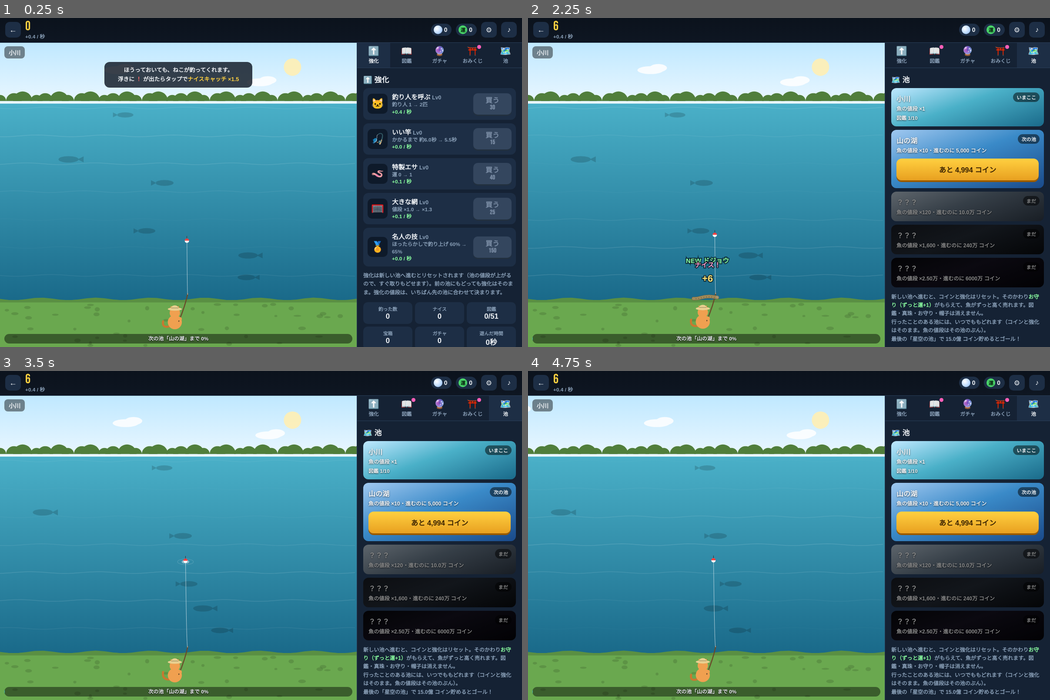
Above: before the commit, frames 1-4 (two rows, left to right).
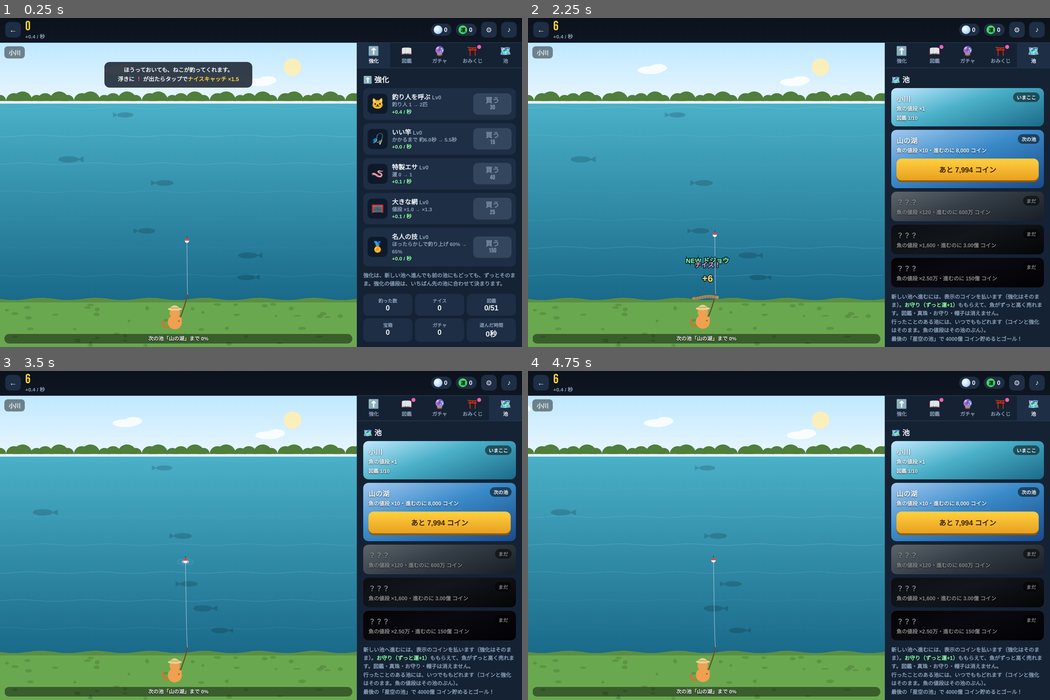
Above: after the commit, the same moments.

Repository: cs3b-5/game
Game: browser game, page idle-fishing/index.html
The game is run twice, just before and just after one commit, with the same random seed, the same clock (stepped at 60 frames per second) and the same inputs.
Inputs (mouse positions are in pixels of both pictures, inside the frame that each line leads up to):
- Up to frame 1 (0.25 s): no input
- Up to frame 2 (2.25 s): click (705, 195) at 0.27 s; click (705, 225) at 1.07 s; tap Space at 1.1, 1.6, 2.1 s; click (632, 162) at 1.67 s; click "🗺️ 池" at 2.02 s
- Up to frame 3 (3.5 s): click (250, 502) at 2.27 s; tap Space at 2.6, 3.1 s; click (229, 607) at 2.87 s; click (88, 624) at 3.47 s
- Up to frame 4 (4.75 s): tap Space at 3.6, 4.1, 4.6 s; click (705, 486) at 4.07 s; click "🗺️ 池" at 4.52 s; click (815, 561) at 4.67 s

The runs differ from the first frame. In frame 1, 1.1% of the frame differs, in the area x 69-99%, y 77-100%; in frame 2, 0.9%; in frame 3, 0.9%; in frame 4, 0.9%.

Commit message:
釣り堀：池を進んでも強化がリセットされないように（かわりに必要コインを払う）、確認が2回出る不具合を修正
Co-Authored-By: Claude Opus 5.5 <noreply@anthropic.com>
Claude-Session: https://claude.ai/code/session_01C1tsx13qBpEFdQh4Tab7eE

Diff:
--- a/idle-fishing/core.js
+++ b/idle-fishing/core.js
@@ -26,24 +26,24 @@
     fish: [['メダカ', 'N', 'fish', '#d8c8a0', '#a08a60', ''], ['フナ', 'N', 'fish', '#8a9a6a', '#5a6a40', ''], ['ドジョウ', 'R', 'long', '#a08a5a', '#6a5a3a', 'spots'],
       ['オイカワ', 'R', 'fish', '#c8d8f0', '#ff6a8a', 'stripes'], ['ヤマメ', 'SR', 'fish', '#c0c8b0', '#6a7a5a', 'spots'], ['アユ', 'SR', 'fish', '#d8d0a0', '#e8c040', ''],
       ['主のナマズ', 'UR', 'catfish', '#5a5040', '#3a3020', ''], ['黄金のコイ', 'LR', 'fish', '#ffd040', '#ff9a20', 'shine'], ['カッパ', 'GOD', 'kappa', '#5ac86a', '#2a8a4a', ''] ] },
-  { id: 'lake', nm: '山の湖', mult: 10, need: 5000, sky: ['#a0c8f0', '#e0f0ff'], water: ['#3a8ac8', '#1a4a8a'], shore: '#5a8a5a',
+  { id: 'lake', nm: '山の湖', mult: 10, need: 8000, sky: ['#a0c8f0', '#e0f0ff'], water: ['#3a8ac8', '#1a4a8a'], shore: '#5a8a5a',
     fish: [['ワカサギ', 'N', 'fish', '#d0e0e8', '#8aa0b0', ''], ['ブルーギル', 'N', 'round', '#6a8aa0', '#ffa040', 'stripes'], ['ニジマス', 'R', 'fish', '#c0c8d0', '#ff7a9a', 'rainbow'],
       ['ブラックバス', 'R', 'fish', '#5a7a4a', '#2a3a20', 'stripes'], ['ヒメマス', 'SR', 'fish', '#ff6a5a', '#5a8a4a', ''], ['ライギョ', 'SR', 'long', '#4a4a3a', '#8a8a5a', 'spots'],
       ['湖の主イトウ', 'UR', 'fish', '#a05a4a', '#5a3a2a', 'spots'], ['白銀のチョウザメ', 'LR', 'sturgeon', '#e0e8f0', '#8a9ab0', 'shine'], ['湖の竜', 'GOD', 'dragon', '#3ac8b0', '#ffd040', 'shine'] ] },
-  { id: 'sea', nm: '港の海', mult: 120, need: 1.0e5, sky: ['#7ac0ff', '#e8f6ff'], water: ['#2a7ac8', '#0a3a7a'], shore: '#c8b088',
+  { id: 'sea', nm: '港の海', mult: 120, need: 6e6, sky: ['#7ac0ff', '#e8f6ff'], water: ['#2a7ac8', '#0a3a7a'], shore: '#c8b088',
     fish: [['アジ', 'N', 'fish', '#c0d0d8', '#e8d070', ''], ['サバ', 'N', 'fish', '#4a7aa0', '#d0e0e8', 'stripes'], ['マダイ', 'R', 'fish', '#ff7a7a', '#ffc0b0', 'spots'],
       ['ヒラメ', 'R', 'flat', '#8a7a5a', '#5a4a3a', 'spots'], ['ブリ', 'SR', 'fish', '#5a7ab0', '#ffe060', 'stripes'], ['クロマグロ', 'SR', 'tuna', '#2a3a6a', '#c0c8d8', ''],
       ['カジキ', 'UR', 'marlin', '#3a5aa0', '#a0c8ff', 'stripes'], ['七色のマンボウ', 'LR', 'sunfish', '#ff8ad0', '#8ad0ff', 'rainbow'], ['竜宮の姫魚', 'GOD', 'fish', '#fff0f8', '#ff5fb8', 'shine'] ] },
-  { id: 'deep', nm: '深海', mult: 1600, need: 2.4e6, sky: ['#0a1a3a', '#1a3a6a'], water: ['#0a2a5a', '#000a1a'], shore: '#3a4a5a',
+  { id: 'deep', nm: '深海', mult: 1600, need: 3e8, sky: ['#0a1a3a', '#1a3a6a'], water: ['#0a2a5a', '#000a1a'], shore: '#3a4a5a',
     fish: [['ハダカイワシ', 'N', 'fish', '#4a5a7a', '#8affff', 'glow'], ['チョウチンアンコウ', 'N', 'angler', '#3a2a3a', '#ffe060', 'glow'], ['ダイオウグソクムシ', 'R', 'bug', '#c8b8a0', '#8a7a6a', ''],
       ['リュウグウノツカイ', 'R', 'long', '#e0e8f0', '#ff4a4a', 'shine'], ['ラブカ', 'SR', 'eel', '#5a5a6a', '#8a8a9a', ''], ['シーラカンス', 'SR', 'fish', '#3a4a7a', '#e0e8ff', 'spots'],
       ['ダイオウイカ', 'UR', 'squid', '#ff6a5a', '#a03a3a', ''], ['光る深海竜', 'LR', 'dragon', '#2a3a8a', '#8affff', 'glow'], ['深淵の王', 'GOD', 'angler', '#1a0a2a', '#ff4fa0', 'glow'] ] },
-  { id: 'star', nm: '星空の池', mult: 25000, need: 6e7, sky: ['#05051a', '#2a1a5a'], water: ['#1a0a4a', '#05001a'], shore: '#2a2a5a',
+  { id: 'star', nm: '星空の池', mult: 25000, need: 1.5e10, sky: ['#05051a', '#2a1a5a'], water: ['#1a0a4a', '#05001a'], shore: '#2a2a5a',
     fish: [['ほしくずウオ', 'N', 'fish', '#c8d0ff', '#ffffff', 'glow'], ['つきのウオ', 'N', 'round', '#fff0c0', '#d0c090', ''], ['すいせいサバ', 'R', 'fish', '#8ac8ff', '#ffffff', 'stripes'],
       ['ぎんがエイ', 'R', 'flat', '#4a3aa0', '#ff8ad0', 'glow'], ['オーロラクジラ', 'SR', 'whale', '#3ad0b0', '#b06aff', 'rainbow'], ['せいうんクラゲ', 'SR', 'jelly', '#ff8ad0', '#8ad0ff', 'glow'],
       ['ほしのリュウ', 'UR', 'dragon', '#ffe060', '#ffffff', 'glow'], ['たいようの金魚', 'LR', 'fish', '#ff6a2a', '#ffd040', 'shine'], ['はじまりの魚', 'GOD', 'fish', '#ffffff', '#ffd0f0', 'rainbow'] ] },
   // ゴールのあとに行ける、終わりのない池。ここではすべての池の魚が出る。深くもぐるほど値段が上がる
-  { id: 'dream', nm: '夢の池', mult: 2e5, need: 3e9, dream: true, sky: ['#ffd6f0', '#c8b0ff'], water: ['#a07aff', '#3a1a7a'], shore: '#8a6ac8', fish: [] },
+  { id: 'dream', nm: '夢の池', mult: 2e5, need: 8e11, dream: true, sky: ['#ffd6f0', '#c8b0ff'], water: ['#a07aff', '#3a1a7a'], shore: '#8a6ac8', fish: [] },
 ];
 const FISH = [], DREAM = 5;
 PONDS.forEach((p, pi) => p.fish.forEach((f, i) => FISH.push({ id: pi * 9 + i, pond: pi, nm: f[0], r: f[1], shape: f[2], c1: f[3], c2: f[4], pat: f[5] })));
@@ -56,7 +56,7 @@
 // 池の値段の倍率（夢の池は深さ1ごとに×1.6）
 const pondMult = (S, p) => PONDS[p].mult * (PONDS[p].dream ? Math.pow(1.6, S.depth || 0) : 1);
 // 夢の池：つぎの深さまでに稼ぐコイン
-const depthNeed = d => 4e10 * Math.pow(2.1, d);
+const depthNeed = d => 6e11 * Math.pow(2.1, d);
 
 // ---------------- エンドコンテンツ：ぬし ----------------
 // ゴールのあと、各池にときどき「ぬし」が現れる。タイミングよくリールを巻いて釣り上げる
@@ -289,13 +289,13 @@
 }
 
 // ---------------- 池を移る ----------------
-const GOAL = 1.5e9;   // 星空の池でここまで貯めたらクリア
-// 新しい池へ進む（いちばん先の池から、つぎの池へ。コインと強化はリセット）
+const GOAL = 4e11;   // 星空の池でここまで貯めたらクリア
+// 新しい池へ進む（いちばん先の池から、つぎの池へ。必要なコインを払う。強化はそのまま）
 function nextPond(S) { const m = S.maxPond ?? S.pond; return m < PONDS.length - 1 ? m + 1 : -1; }
 function canMove(S) { const n = nextPond(S); return n > 0 && S.coins >= PONDS[n].need && (!PONDS[n].dream || S.cleared); }
 function movePond(S) {
   if (!canMove(S)) return false;
-  S.maxPond = nextPond(S); S.pond = S.maxPond; S.coins = 0; S.lv = { fisher: 0, rod: 0, bait: 0, net: 0, master: 0 };
+  const n = nextPond(S); S.coins = Math.max(0, S.coins - PONDS[n].need); S.maxPond = n; S.pond = n;
   S.charm += 1; S.stats.moves++;
   return true;
 }
--- a/idle-fishing/index.html
+++ b/idle-fishing/index.html
@@ -192,7 +192,7 @@
 </div>
 <div id="modal" class="modal" hidden></div>
 
-<script src="core.js?v=20261112e"></script>
+<script src="core.js?v=20261112f"></script>
 <script>
 (function () {
 'use strict';
@@ -763,7 +763,7 @@
 const RENDER = {
   up(sh) {
     sh.innerHTML = head('⬆️ 強化') + F.UPS.map(u => `<div class="row" data-k="${u.k}"><div class="ic">${UPIC[u.k]}</div><div><div class="t">${u.nm}<small class="lv"></small></div><div class="d"></div></div><button class="buy" data-buy="${u.k}"></button></div>`).join('')
-      + `<p class="note">強化は新しい池へ進むとリセットされます（池の値段が上がるので、すぐ取りもどせます）。前の池にもどっても強化はそのまま。強化の値段は、いちばん先の池に合わせて決まります。</p><div class="stats" id="stats"></div><button class="big ghost" id="resetBtn" style="margin-top:14px;font-size:.82rem">データを消して最初から</button>`;
+      + `<p class="note">強化は、新しい池へ進んでも前の池にもどっても、ずっとそのまま。強化の値段は、いちばん先の池に合わせて決まります。</p><div class="stats" id="stats"></div><button class="big ghost" id="resetBtn" style="margin-top:14px;font-size:.82rem">データを消して最初から</button>`;
     sh.querySelectorAll('[data-buy]').forEach(b => b.onclick = () => { if (F.buy(S, b.dataset.buy)) { SND.buy(); refresh(); hud(); save(); } });
     sh.querySelector('#resetBtn').onclick = () => confirmModal('データを消しますか？', '図鑑・真珠・お守りもすべて消えます。元にもどせません。', '消す', () => { try { localStorage.removeItem(SAVE); } catch (e) {} location.reload(); });
     refresh = () => {
@@ -862,11 +862,11 @@
         ${next ? `<button class="big gold" id="moveBtn" style="margin-top:10px"></button>` : ''}
       </div>`;
     });
-    h += `<p class="note">新しい池へ進むと、コインと強化はリセット。そのかわり<b style="color:#8affa0">お守り（ずっと運+1）</b>がもらえて、魚がずっと高く売れます。図鑑・真珠・お守り・帽子は消えません。<br> …(187 unchanged characters)…
+    h += `<p class="note">新しい池へ進むには、表示のコインを払います（<b>強化はそのまま</b>）。<b style="color:#8affa0">お守り（ずっと運+1）</b>ももらえて、魚がずっと高く売れます。図鑑・真珠・お守り・帽子は消えません。<br> …(187 unchanged characters)…
     sh.innerHTML = h;
     sh.querySelectorAll('[data-go]').forEach(b => b.onclick = () => { const i = +b.dataset.go; if (F.travel(S, i)) { SND.buy(); save(); layoutScene(); RENDER.pond(sh); hud(); popText(W / 2, H * .45, `「${F.PONDS[i].nm}」にもどった`, '#fff', 1); } });
     const mb = sh.querySelector('#moveBtn');
-    if (mb) mb.onclick = () => { const P = F.PONDS[nx]; confirmModal(`「${P.nm}」へ進みますか？`, 'コインと強化はリセットされます。お守り（運+1）がもらえます。', '進む', () => { if (F.movePond(S)) { SND …(192 unchanged characters)…
+    if (mb) mb.onclick = () => { if (!F.canMove(S)) return; const P = F.PONDS[nx]; confirmModal(`「${P.nm}」へ進みますか？`, `${fmt(P.need)} コインを使います。強化はそのまま。お守り（運+1）がもらえます。`, '進む', () => { if (F.movePond(S)) { SND …(192 unchanged characters)…
     refresh = () => { if (!mb) return; const need = F.PONDS[nx].need; mb.disabled = !F.canMove(S); mb.textContent = F.canMove(S) ? 'この池へ進む' : `あと ${fmt(Math.max(0, need - S.coins))} コイン`; };
     refresh();
   },
@@ -886,6 +886,8 @@
 function closeModal() { modal.hidden = true; modal.innerHTML = ''; if (modalQueue.length) { const [h, o, c] = modalQueue.shift(); showModal(h, o, c); } }
 modal.addEventListener('click', e => { if (e.target === modal && !modal.dataset.lock) closeModal(); if (e.target.closest('[data-close]')) closeModal(); });
 function confirmModal(title, msg, ok, fn) {
+  // 同じ確認がもう出ている・待っているなら出さない（連打で2回出るのを防ぐ）
+  if (!modal.hidden && (modal.textContent.includes(title) || modalQueue.some(q => q[0].includes(esc(title))))) return;
   showModal(`<h3>${esc(title)}</h3><p>${esc(msg)}</p><div class="two"><button class="big ghost" data-close>やめる</button> …(191 unchanged characters)…
 }
 function bigFishCanvas(card, f) {
Not shown, added: fishmove.png
